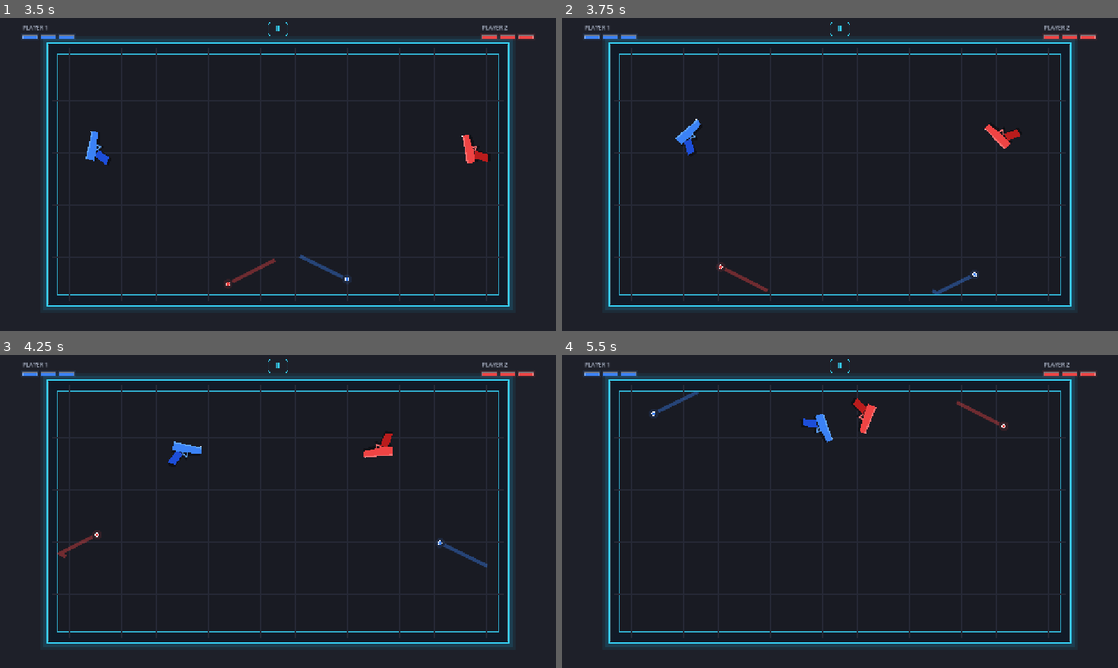
Above: before the commit, frames 1-4 (two rows, left to right).
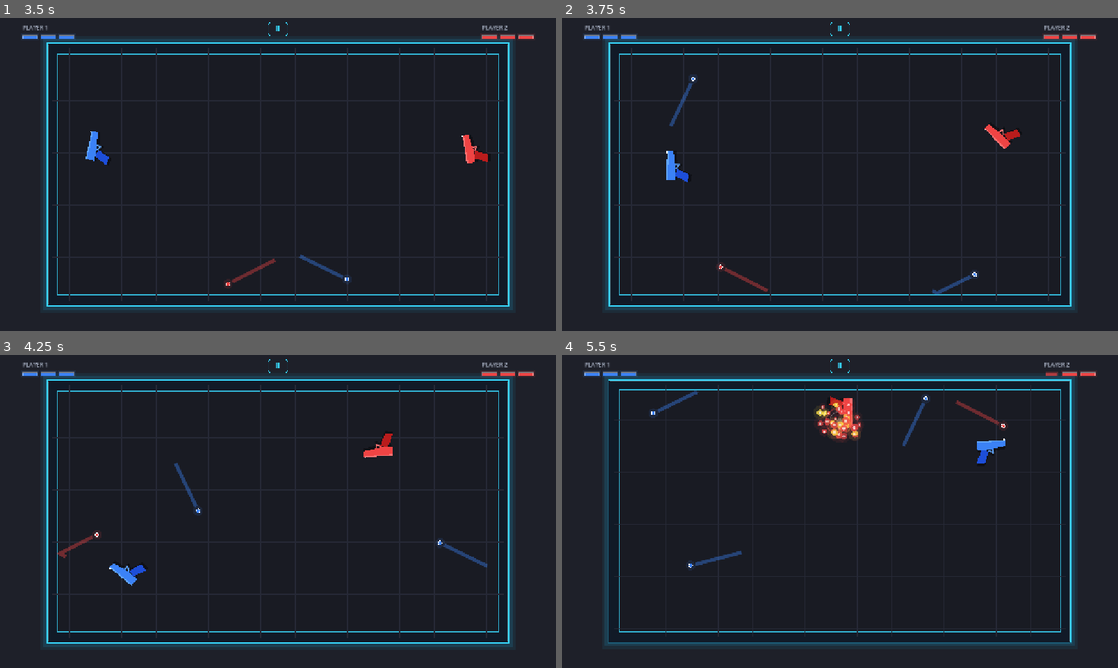
Above: after the commit, the same moments.

Repository: iamsaaddar/RecoilArena
Game: Godot game, scene res://scenes/main/Main.tscn
Same seed, same stepped clock (60 frames per second), same inputs: the game is played once before the commit and once after it.
Inputs (mouse positions are in pixels of both pictures, inside the frame that each line leads up to):
- Up to frame 1 (3.5 s): click "PLAY" at 0.5 s; click "Ⅱ" at 1.25 s; click "RESUME" at 2 s; move the mouse to (400, 158) at 2.77 s; tap A (player_1_shoot) at 2.85 s; click (400, 158) at 2.92 s
- Up to frame 2 (3.75 s): drag from (728, 190) to (812, 237) at 3.52 s
- Up to frame 3 (4.25 s): no input
- Up to frame 4 (5.5 s): move the mouse to (895, 442) at 4.27 s; tap A (player_1_shoot) at 4.35 s; drag from (812, 574) to (673, 464) at 5.02 s

Frame 1 is identical in both runs. In frame 2, 0.5% of the frame differs, in the area x 18-25%, y 18-53%; in frame 3, 0.5%; in frame 4, 3.5%, in the area x 8-92%, y 4-93%.

Commit message:
Allow guns to fire multiple bullets
Remove active-bullet tracking and its cleanup signals so firing is no longer blocked while a projectile is in flight.

Diff:
--- a/scripts/player/Gun.gd
+++ b/scripts/player/Gun.gd
@@ -27,7 +27,6 @@
 const ARENA_MAX := Vector2(1148.0, 638.0)
 const MUZZLE_OFFSET := Vector2(40.0, -10.0)
 
-var active_bullet: Node2D
 var hit_count := 0
 var is_eliminated := false
 var _round_locked := false
@@ -140,7 +139,7 @@
 
 
 func _try_fire() -> void:
-	if is_eliminated or is_instance_valid(active_bullet):
+	if is_eliminated or _round_locked:
 		return
 	var shot_direction := Vector2.RIGHT.rotated(global_rotation)
 	var muzzle_position := to_global(MUZZLE_OFFSET)
@@ -175,15 +174,6 @@
 		eliminated.emit(self)
 
 
-func set_active_bullet(bullet: Node2D) -> void:
-	active_bullet = bullet
-
-
-func clear_active_bullet(bullet: Node2D) -> void:
-	if active_bullet == bullet:
-		active_bullet = null
-
-
 func set_round_locked(locked: bool) -> void:
 	_round_locked = locked
 	if locked:
@@ -199,7 +189,6 @@
 func reset_for_round(spawn_position: Vector2, start_angle_degrees: float) -> void:
 	hit_count = 0
 	is_eliminated = false
-	active_bullet = null
 	_velocity = Vector2.ZERO
 	_angular_velocity = 0.0
 	global_position = spawn_position
--- a/scripts/projectiles/Bullet.gd
+++ b/scripts/projectiles/Bullet.gd
@@ -2,7 +2,6 @@
 class_name ArenaBullet
 ## Fast energy projectile with deterministic wall reflections.
 
-signal finished(bullet: ArenaBullet, shooter: ArenaGun)
 signal target_hit(target: ArenaGun, shooter: ArenaGun, impact_direction: Vector2, impact_position: Vector2)
 signal wall_bounced(impact_position: Vector2)
 
@@ -110,7 +109,6 @@
 	if _is_finished:
 		return
 	_is_finished = true
-	finished.emit(self, shooter)
 	queue_free()
 
 
--- a/scripts/systems/Arena.gd
+++ b/scripts/systems/Arena.gd
@@ -149,21 +149,14 @@
 	_play_sound(GUN_FIRE_SOUND, muzzle_position, -2.0)
 	var bullet := BULLET_SCENE.instantiate() as ArenaBullet
 	bullet.bullet_color = gun.gun_color
-	bullet.finished.connect(_on_bullet_finished)
 	bullet.target_hit.connect(_on_bullet_hit)
 	bullet.wall_bounced.connect(_on_bullet_wall_bounced)
 	_projectiles.add_child(bullet)
 	bullet.setup(gun, muzzle_position, shot_direction)
-	gun.set_active_bullet(bullet)
 
 
 func _on_bullet_wall_bounced(bullet_position: Vector2) -> void:
 	_play_sound(WALL_BOUNCE_SOUND, bullet_position, 4.0)
-
-
-func _on_bullet_finished(bullet: ArenaBullet, shooter: ArenaGun) -> void:
-	if is_instance_valid(shooter):
-		shooter.clear_active_bullet(bullet)
 
 
 func _on_bullet_hit(
